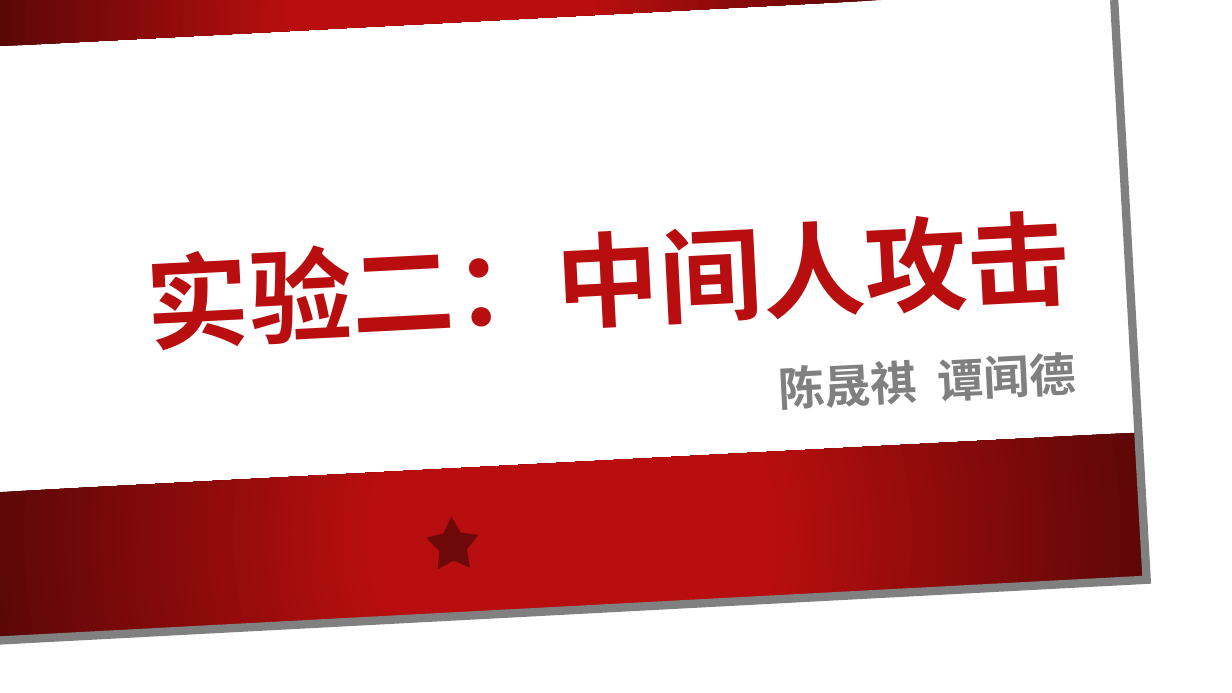
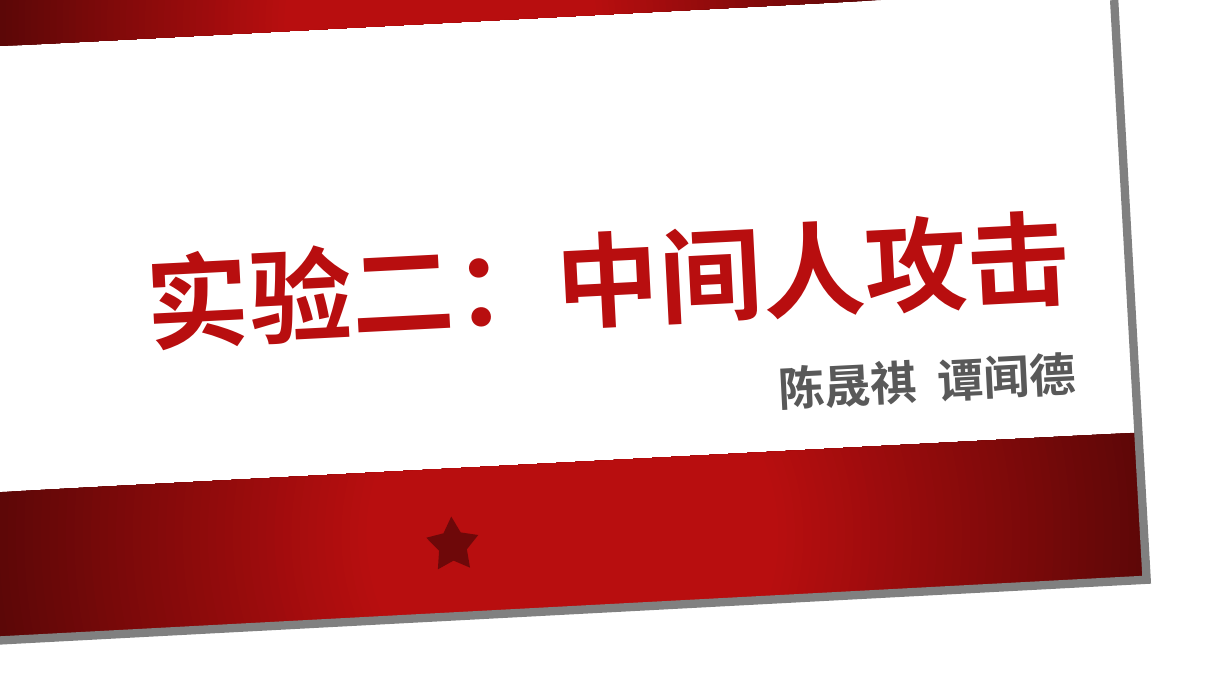
Before and after one commit to Harry-Chen/network-security-labs, a slide deck: slide 1 of lab2_mitm/slides.pptx. Drawn at 1232x693 pixels with LibreOffice and Linux fonts; fonts in the diff are those of the drawing; background and template pictures are left out. Boxes give left, top, right and bottom in pixels: in the first picture for what was removed or moved away, otherwise in the second. Text is boxed around its words. In the diff, an @@ line names an element or a change of style, - is before the commit and + after.

```diff
--- a/lab2_mitm/slides.pptx
+++ b/lab2_mitm/slides.pptx
@@ subtitle "陈晟祺 谭闻德" at (x1=779, y1=352, x2=1077, y2=410): text colour #808080 to #595959 @@
```
Also in this commit, not shown: 1 other slide changed, 6 slides added, 1 slide removed.
